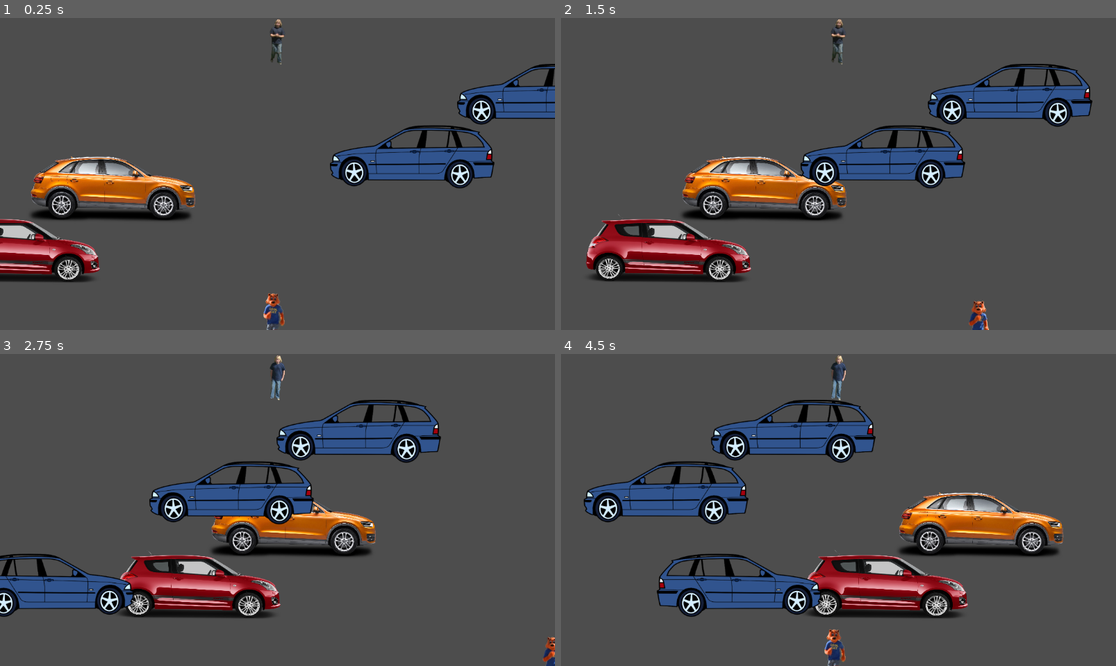
Above: before the commit, frames 1-4 (two rows, left to right).
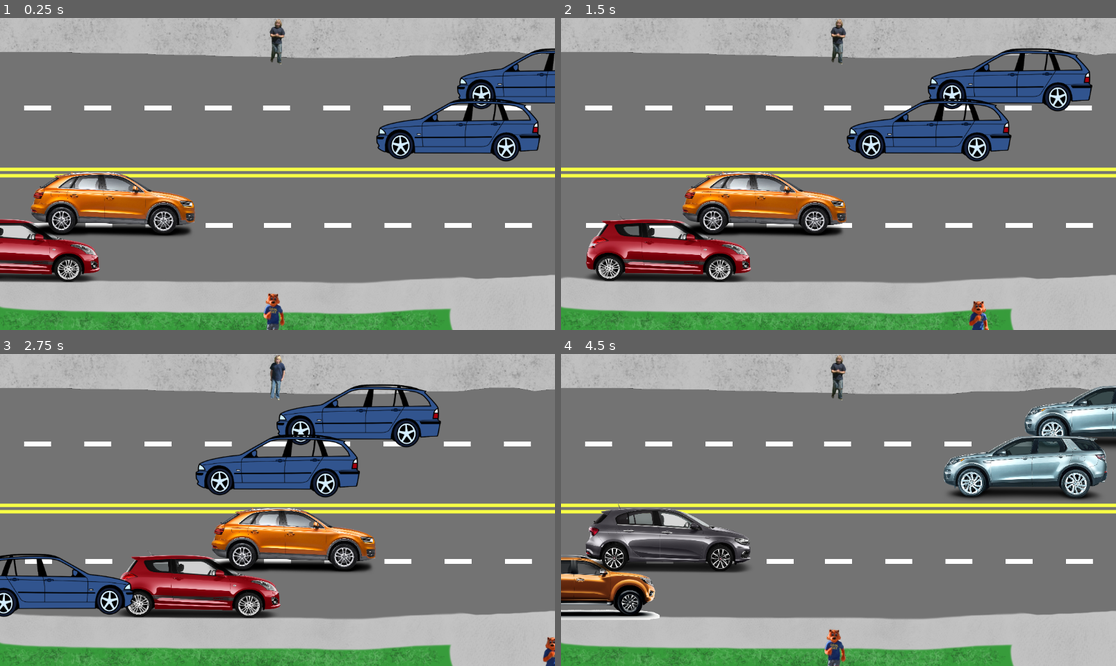
Above: after the commit, the same moments.

Repository: CarlJMcGee/jack-and-nic-very-cool-game-studio
Game: Godot game, scene res://main.tscn
Same seed, same stepped clock (60 frames per second), same inputs: the game is played once before the commit and once after it.
Inputs:
- Up to frame 1 (0.25 s): no input
- Up to frame 2 (1.5 s): hold D (move_right) 0.53-1.28 s; hold S (move_down) from 1.28 s (still down)
- Up to frame 3 (2.75 s): release S (move_down) at 2.03 s; hold D (move_right) from 2.03 s (still down)
- Up to frame 4 (4.5 s): release D (move_right) at 2.78 s; hold W (move_up) 2.78-3.53 s; hold A (move_left) 3.53-4.25 s; click "restart" at 4.25 s

The runs differ from the first frame. In frame 1, 95% of the frame differs, in the area x 0-100%, y 0-100%; in frame 2, 93%; in frame 3, 90%; in frame 4, 96%.

Commit message:
added background image

Diff:
--- a/cool cat street crossing/main.gd
+++ b/cool cat street crossing/main.gd
@@ -79,3 +79,6 @@
 
 
 	add_child(car)
+
+func _on_reset():
+	get_tree().reload_current_scene()
--- a/cool cat street crossing/main.tscn
+++ b/cool cat street crossing/main.tscn
@@ -1,14 +1,20 @@
-[gd_scene load_steps=6 format=3 uid="uid://c7yhi67m8lkke"]
+[gd_scene load_steps=7 format=3 uid="uid://c7yhi67m8lkke"]
 
 [ext_resource type="Script" path="res://main.gd" id="1_8atkc"]
 [ext_resource type="PackedScene" uid="uid://ckuja8ss81t7q" path="res://player.tscn" id="2_1b5wg"]
 [ext_resource type="PackedScene" uid="uid://jrc4u610hqo5" path="res://car.tscn" id="2_gucs7"]
+[ext_resource type="Texture2D" uid="uid://bqdbjudjacvrd" path="res://art/Cool Cat Street.png" id="3_l1tkh"]
 [ext_resource type="PackedScene" uid="uid://w15ldiu8uaid" path="res://butch.tscn" id="4_w45vk"]
 [ext_resource type="PackedScene" uid="uid://dda5ooysyjd0d" path="res://hud.tscn" id="5_i2h2e"]
 
 [node name="Main" type="Node2D"]
 script = ExtResource("1_8atkc")
 car_scene = ExtResource("2_gucs7")
+
+[node name="TextureRect" type="TextureRect" parent="."]
+offset_right = 1152.0
+offset_bottom = 648.0
+texture = ExtResource("3_l1tkh")
 
 [node name="HUD" parent="." instance=ExtResource("5_i2h2e")]
 
@@ -27,38 +33,38 @@
 position = Vector2(568, 632)
 
 [node name="Eastbound1" type="Marker2D" parent="."]
-position = Vector2(0, 352)
+position = Vector2(0, 384)
 
 [node name="Eastbound2" type="Marker2D" parent="."]
 position = Vector2(0, 480)
 
 [node name="Westbound1" type="Marker2D" parent="."]
-position = Vector2(1152, 160)
+position = Vector2(1152, 128)
 
 [node name="Westbound2" type="Marker2D" parent="."]
-position = Vector2(1152, 288)
+position = Vector2(1152, 232)
 
 [node name="Car" parent="." groups=["cars"] instance=ExtResource("2_gucs7")]
 position = Vector2(-7.62939e-06, 480)
 linear_velocity = Vector2(150, 0)
 
 [node name="Car2" parent="." groups=["cars"] instance=ExtResource("2_gucs7")]
-position = Vector2(200, 352)
+position = Vector2(200, 384)
 linear_velocity = Vector2(150, 0)
 
 [node name="Car3" parent="." groups=["cars"] instance=ExtResource("2_gucs7")]
-position = Vector2(1152, 160)
+position = Vector2(1152, 128)
 linear_velocity = Vector2(-150, 0)
 
 [node name="Car4" parent="." groups=["cars"] instance=ExtResource("2_gucs7")]
-position = Vector2(888, 288)
+position = Vector2(984, 232)
 linear_velocity = Vector2(-150, 0)
 
 [node name="Butch" parent="." instance=ExtResource("4_w45vk")]
 position = Vector2(576, 48)
 scale = Vector2(0.11232, 0.11232)
 
-[connection signal="reset" from="HUD" to="." method="new_game"]
+[connection signal="reset" from="HUD" to="." method="_on_reset"]
 [connection signal="hit" from="Player" to="." method="game_over"]
 [connection signal="timeout" from="CarTimer" to="." method="_on_car_timer_timeout"]
 [connection signal="timeout" from="StartTimer" to="." method="_on_start_timer_timeout"]
--- a/cool cat street crossing/project.godot
+++ b/cool cat street crossing/project.godot
@@ -14,6 +14,10 @@
 run/main_scene="res://main.tscn"
 config/features=PackedStringArray("4.0", "Forward Plus")
 config/icon="res://icon.svg"
+
+[display]
+
+window/size/resizable=false
 
 [dotnet]
 
Binary file added: cool cat street crossing/art/Cool Cat Street.png
Not shown, added: cool cat street crossing/art/Cool Cat Street.png.import
